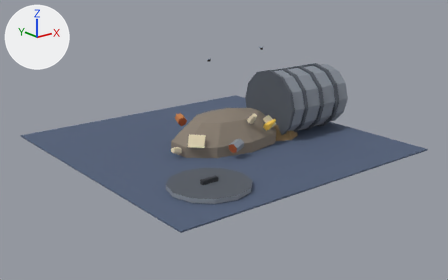
An edit to the glTF model raccoon/export/bld_trash_bin_1x1.glb, drawn before and after from the same camera.
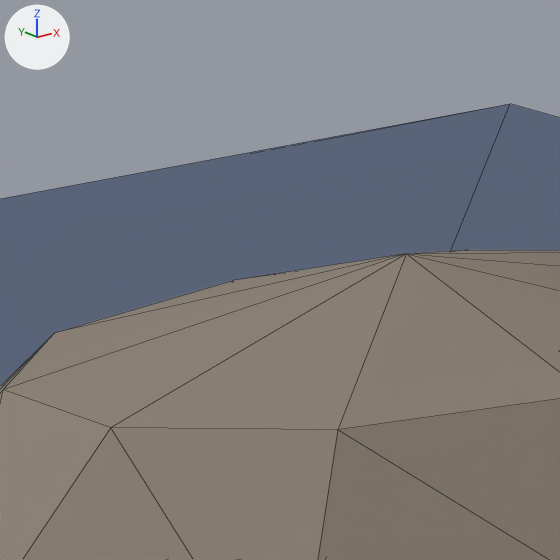
The first picture shows the older version from a camera (50 mm lens) standing at (-1.184, -1.517, 0.612) and looking at (-0.008, -0.047, 0.024). The close-ups show the older and then the newer version on the part from 43% to 54% of the width and 31% to 48% of the height of that picture. Only the edits that show in the close-ups are written down. Arrows for +X, +Y and +Z are at upper left; the lights stay in place. The close-ups show mesh edges as thin lines. Where no turn or scale is listed for an object, it has been applied to the vertices. Vertices at exactly the same position are counted once.

Names of what the first close-up shows: 'bld_trash_bin_1x1', 'pr_spill'.
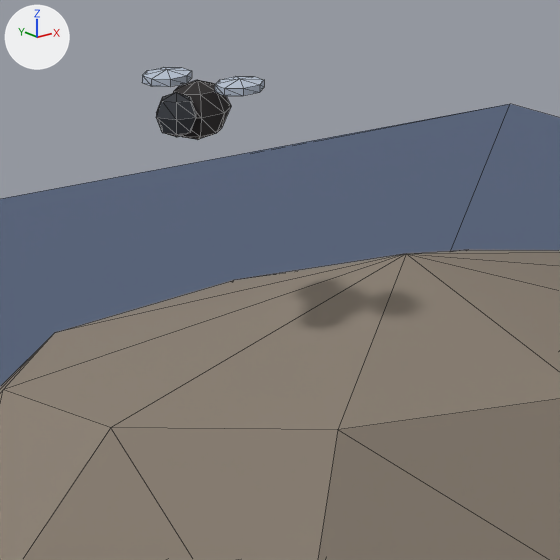
Pixel boxes (x1, y1, x2, y2) of what changed, in the close-ups (560 x 560 px):
'pr_fly_1', reshaped, moved (not visible before): after (142, 67, 264, 140)
part 1 of me_pr_fly_1, added: after (156, 92, 196, 137)
part 2 of me_pr_fly_1, added: after (173, 80, 231, 140)
part 3 of me_pr_fly_1, added: after (142, 67, 192, 87)
part 4 of me_pr_fly_1, added: after (215, 76, 264, 96)

The change, as a list of edits to the scene's bpy script:
```text
Change me_pr_fly_1:
    used by ob_pr_fly_1; location = (-0.0539, -0.0316, 0.2815)
    remove me_pr_fly_1.from_pydata(...)  # 16 vertices, 24 faces; spans x -0.00723..0.00723, y -0.00453..0.00453, z -0.003..0.005
    add me_pr_fly_1.from_pydata(...)  # 82 vertices, 148 faces; spans x -0.01611..0.01418, y -0.01508..0.01738, z -0.008..0.009
    me_pr_fly_1 part 1: a new loose piece, a UV sphere (6 segments, 4 rings, poles along z) spanning x -0.01611..-0.00421, y -0.00975..0.00133, z -0.005..0.007, in mat_m_palette (picture img_palette)
    me_pr_fly_1 part 2: a new loose piece of 26 vertices spanning x -0.01016..0.01016, y -0.0082..0.0082, z -0.008..0.008, in mat_m_palette (picture img_palette)
    me_pr_fly_1 part 3: a new loose piece of 18 vertices spanning x -0.00864..0.00576, y 0.00524..0.01738, z 0.005..0.009, in mat_m_palette (picture img_palette)
    me_pr_fly_1 part 4: a new loose piece of 18 vertices spanning x -0.00022..0.01418, y -0.01508..-0.00295, z 0.005..0.009, in mat_m_palette (picture img_palette)
    other edits to the shape of me_pr_fly_1 do not show in these pictures
Change ob_pr_fly_1:
    ob_pr_fly_1.location: (-0.0539, -0.0316, 0.2815) -> (-0.0539, -0.0316, 0.1715)
```
